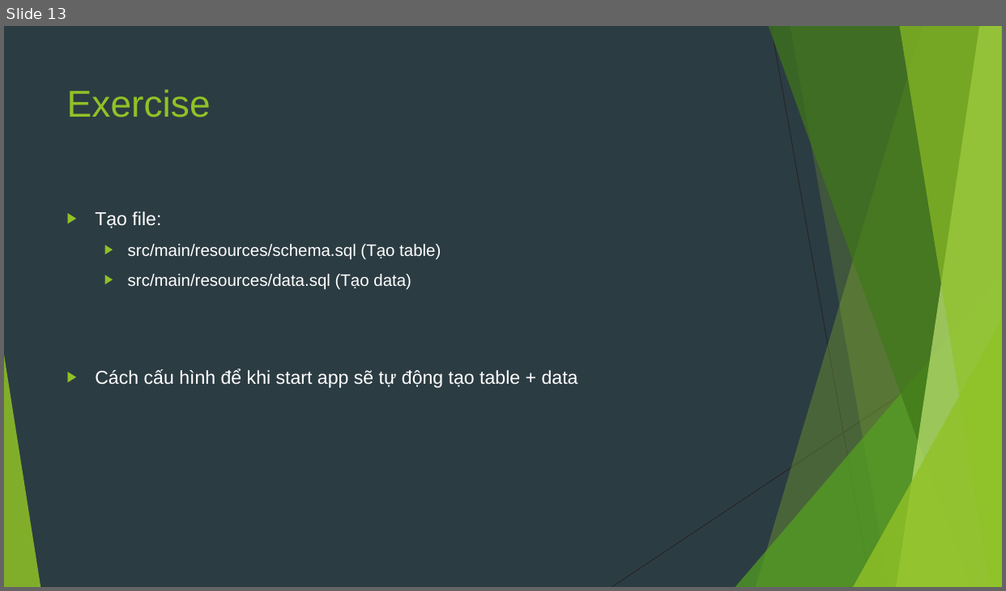
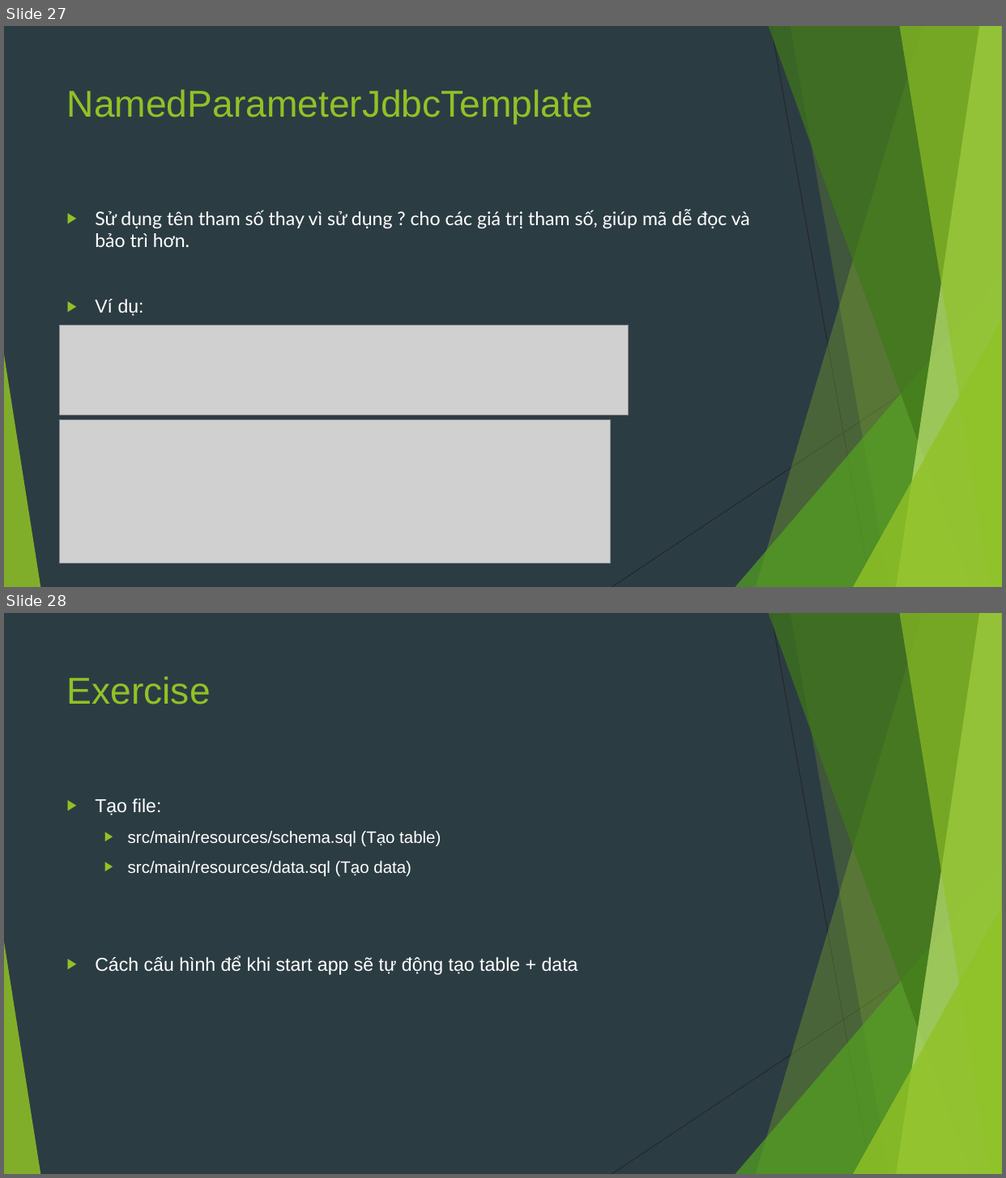
Before and after one commit to sobbingwind/SpringBoot, a slide deck: 05.JDBC.pptx. Shown one above the other, each under a label of ours: slide 13 before the commit, slides 27 and 28 after it. The pictures are 1006x591 and 1006x1178 pixels, drawn with LibreOffice and Linux fonts; fonts in the diff are those of the drawing; grey boxes stand for pictures. Boxes give left, top, right and bottom in pixels: in the first picture for what was removed or moved away, otherwise in the second. Text is boxed around its words. In the diff, an @@ line names an element or a change of style, - is before the commit and + after.

```diff
--- a/05.JDBC.pptx
+++ b/05.JDBC.pptx
@@ slide 27 added at bbox=[4, 26, 1002, 587], background #2C3C43; not listed: 10 template elements that a slide beside it also shows @@
@@ title added at bbox=[67, 89, 593, 125], 36 pt, text #90C226 @@
+NamedParameterJdbcTemplate
@@ text added at bbox=[95, 209, 750, 316], 18 pt, text #FFFFFF @@
+▶ Sử dụng tên tham số thay vì sử dụng ? cho các giá trị tham số, giúp mã dễ đọc và bảo trì hơn.
+▶ Ví dụ:
@@ picture added at bbox=[59, 326, 628, 416] @@
@@ picture added at bbox=[59, 420, 611, 564] @@
@@ what was slide 13 is now slide 28 @@
```
Also in this commit, not shown: 1 slide changed, 14 other slides added.
